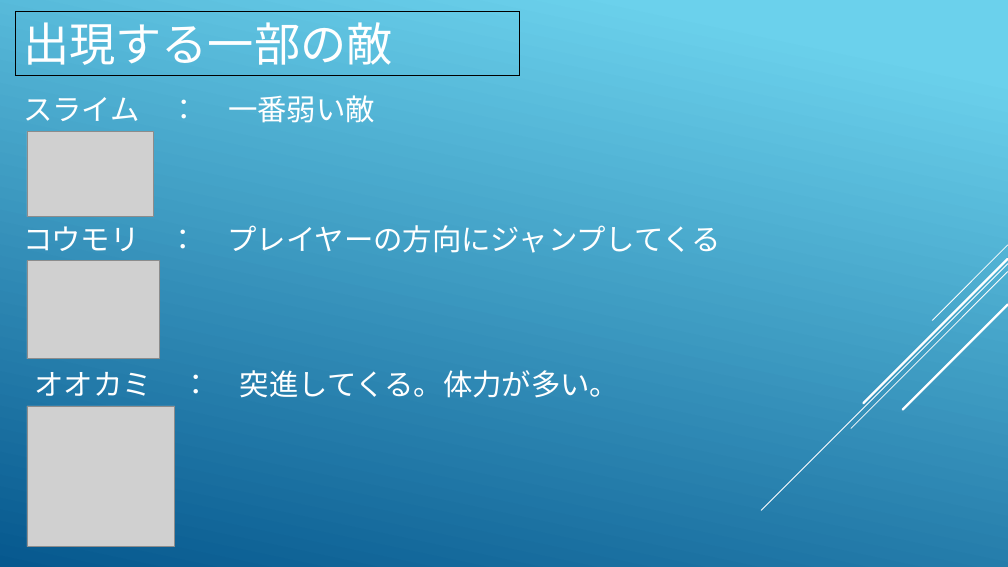
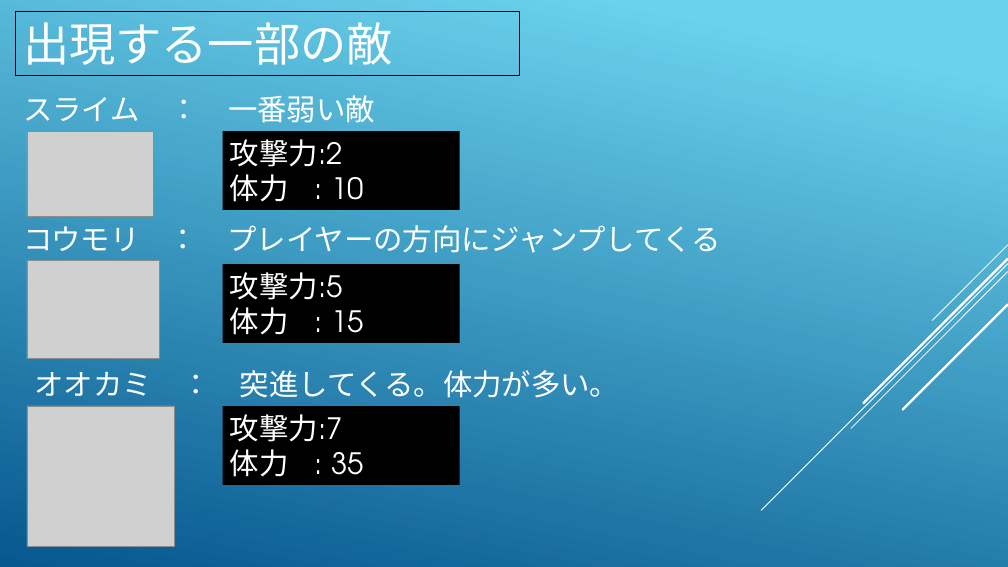
Before and after one commit to KawanoTakumi/2B-Team, a slide deck: slide 4 of Back To Home.pptx. Drawn at 1008x567 pixels with LibreOffice and Linux fonts; fonts in the diff are those of the drawing; grey boxes stand for pictures. Boxes give left, top, right and bottom in pixels: in the first picture for what was removed or moved away, otherwise in the second. Text is boxed around its words. In the diff, an @@ line names an element or a change of style, - is before the commit and + after.

```diff
--- a/Back To Home.pptx
+++ b/Back To Home.pptx
@@ rectangle added at [222,131,460,209], fill #000000, 28 pt, text #FFFFFF @@
+攻撃力:2
+体力 : 10
@@ rectangle added at [222,264,460,343], fill #000000, 28 pt, text #FFFFFF @@
+攻撃力:5
+体力 : 15
@@ rectangle added at [222,406,460,485], fill #000000, 28 pt, text #FFFFFF @@
+攻撃力:7
+体力 : 35
```
Also in this commit, not shown: 1 other slide changed, 1 other file.
